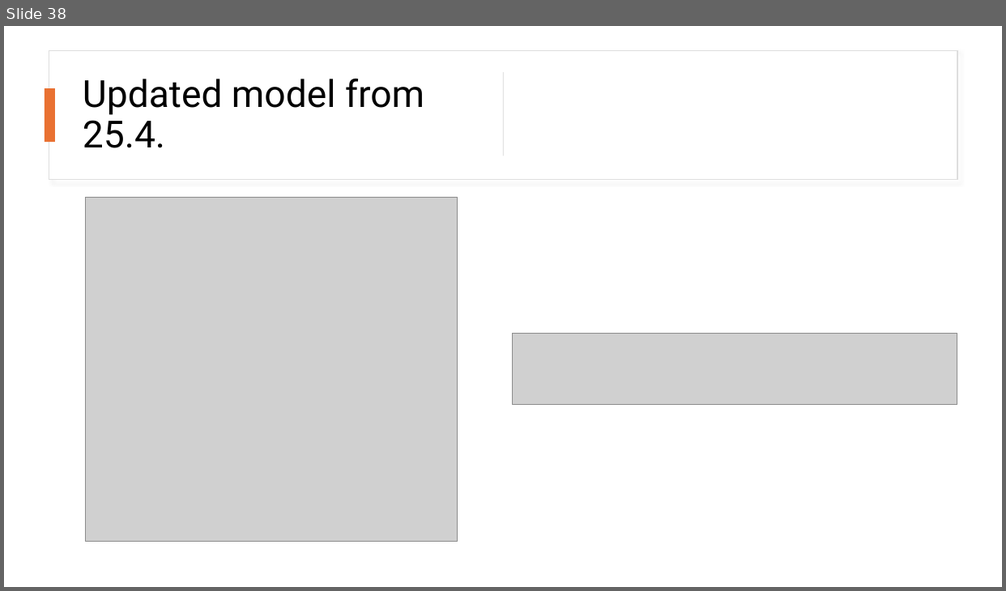
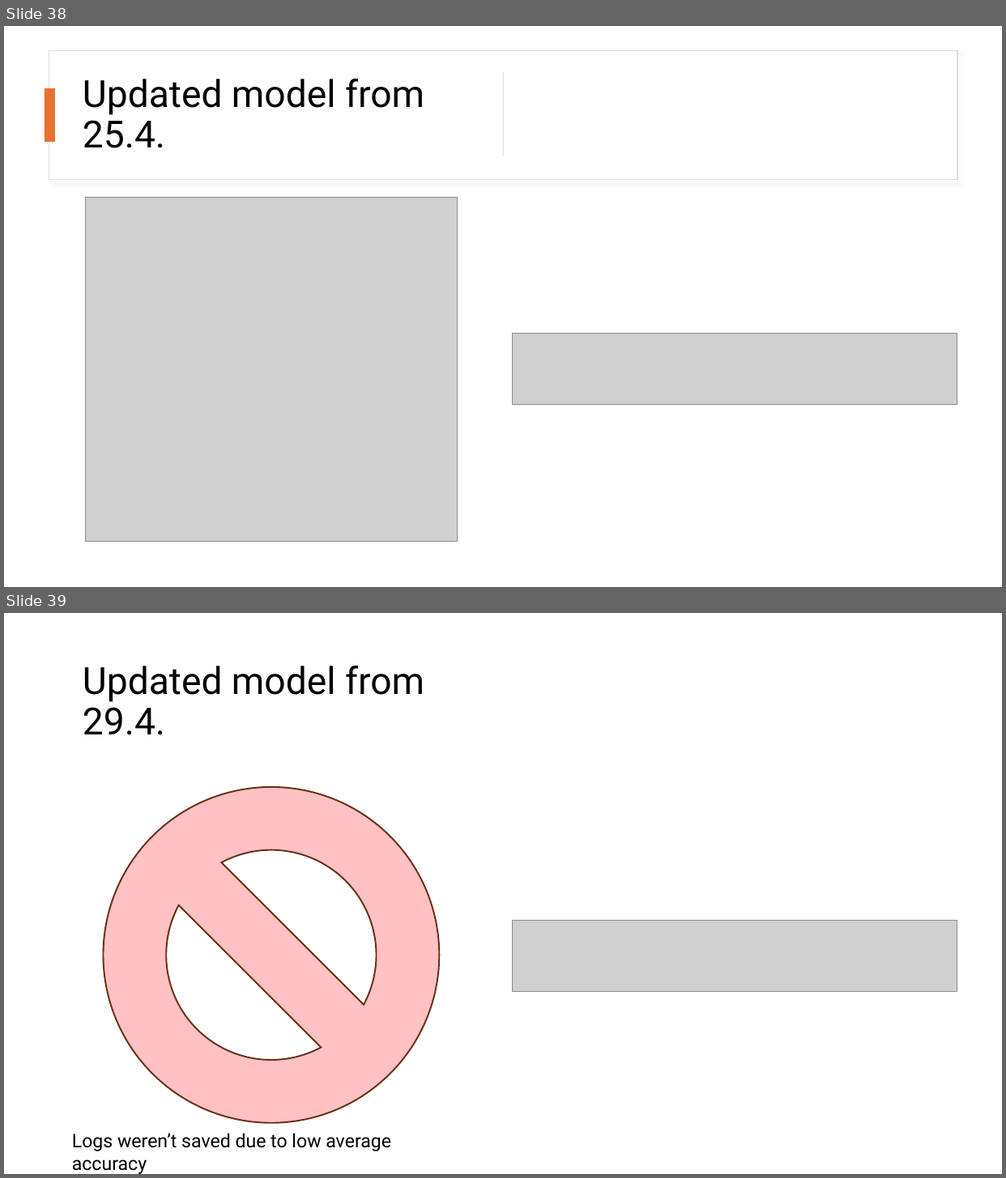
Before and after one commit to kutalekj/football-outcomes-predictor, a slide deck: src/apifootball_model/main_model_training_experiments/25-03-18/TensorBoard_logs.pptx. Shown one above the other, each under a label of ours: slide 38 before the commit, slides 38 and 39 after it. The pictures are 1006x591 and 1006x1178 pixels, drawn with LibreOffice and Linux fonts; fonts in the diff are those of the drawing; grey boxes stand for pictures. Boxes give left, top, right and bottom in pixels: in the first picture for what was removed or moved away, otherwise in the second. Text is boxed around its words. In the diff, an @@ line names an element or a change of style, - is before the commit and + after.

Commit message:
Update trained main model and records file and graph

```diff
--- a/src/apifootball_model/main_model_training_experiments/25-03-18/TensorBoard_logs.pptx
+++ b/src/apifootball_model/main_model_training_experiments/25-03-18/TensorBoard_logs.pptx
@@ slide 39 added at bbox=[4, 613, 1002, 1174], background #FFFFFF @@
@@ text added at bbox=[83, 666, 424, 735], 36 pt, text #000000 @@
+Updated model from 29.4.
@@ no-entry sign added at bbox=[104, 787, 440, 1123], fill #FFC1C1, outline #663216 1.5 pt @@
@@ picture added at bbox=[513, 921, 957, 992] @@
@@ text added at bbox=[72, 1133, 391, 1174], 18 pt, text #000000 @@
+Logs weren’t saved due to low average accuracy
```
Also in this commit, not shown: 2 other slides added, 6 other files.
